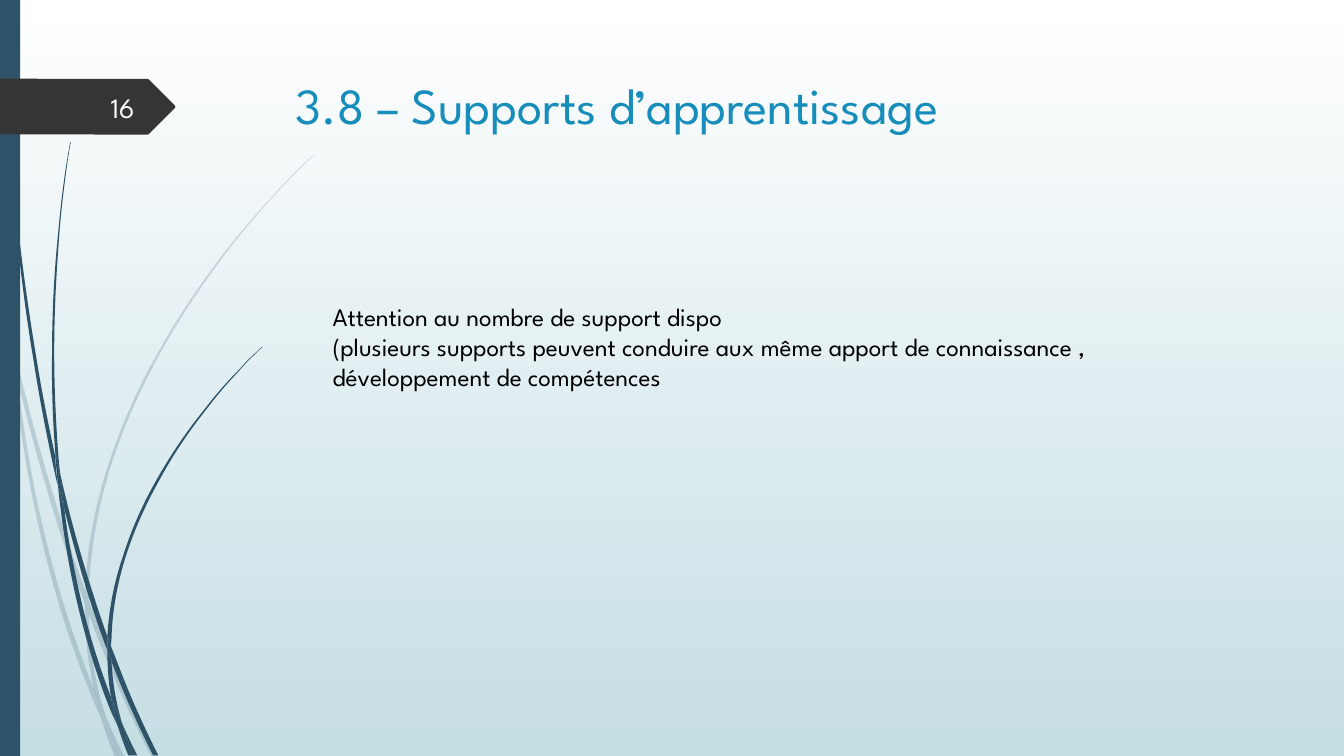
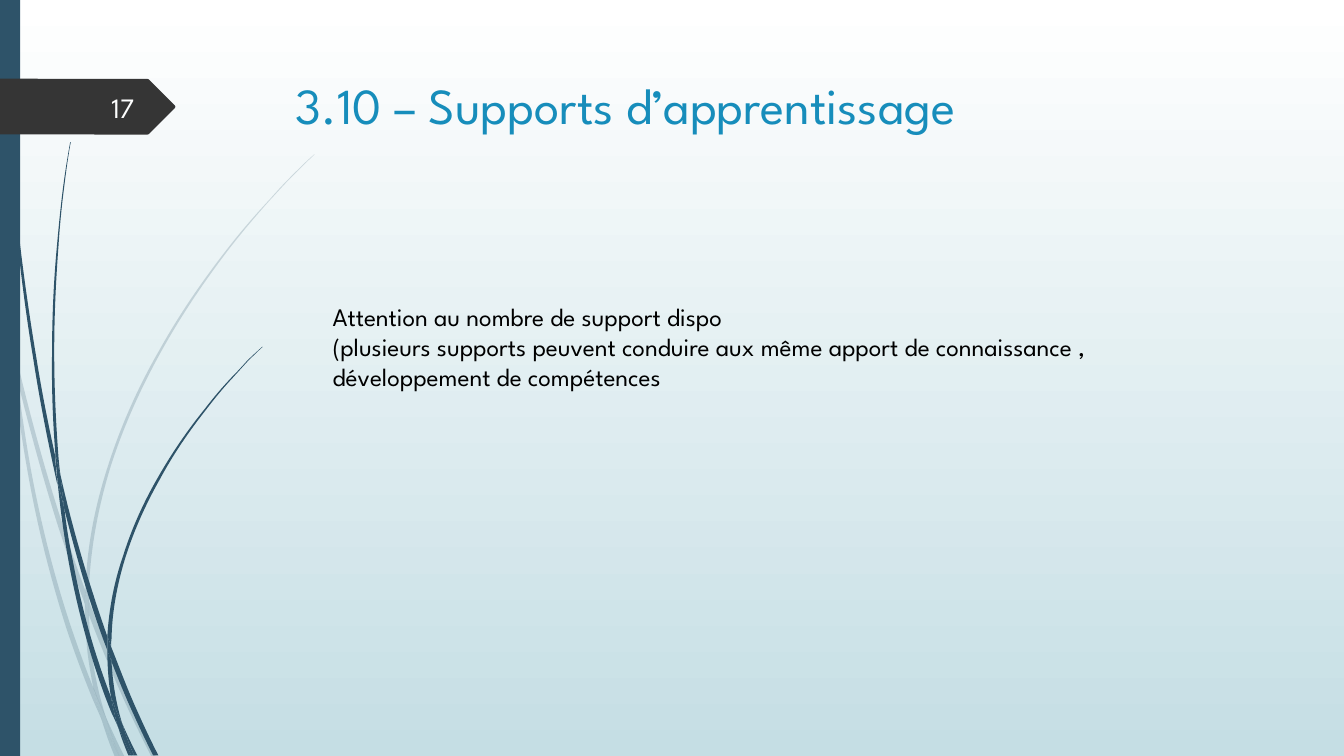
Before and after one commit to SdeuxiModeles/Modeles, a slide deck: slide 17 of N1SPE.pptx (slide 16 before the commit). Drawn at 1344x756 pixels with LibreOffice and Linux fonts; fonts in the diff are those of the drawing. Boxes give left, top, right and bottom in pixels: in the first picture for what was removed or moved away, otherwise in the second. Text is boxed around its words. In the diff, an @@ line names an element or a change of style, - is before the commit and + after.

```diff
--- a/N1SPE.pptx
+++ b/N1SPE.pptx
@@ title at (x1=296, y1=89, x2=955, y2=135): text changed @@
-3.8 – Supports d’apprentissage
+3.10 – Supports d’apprentissage
@@ page number at (x1=111, y1=99, x2=134, y2=118): text changed @@
-16
+17
```
Also in this commit, not shown: 19 other slides changed, 1 other file.
